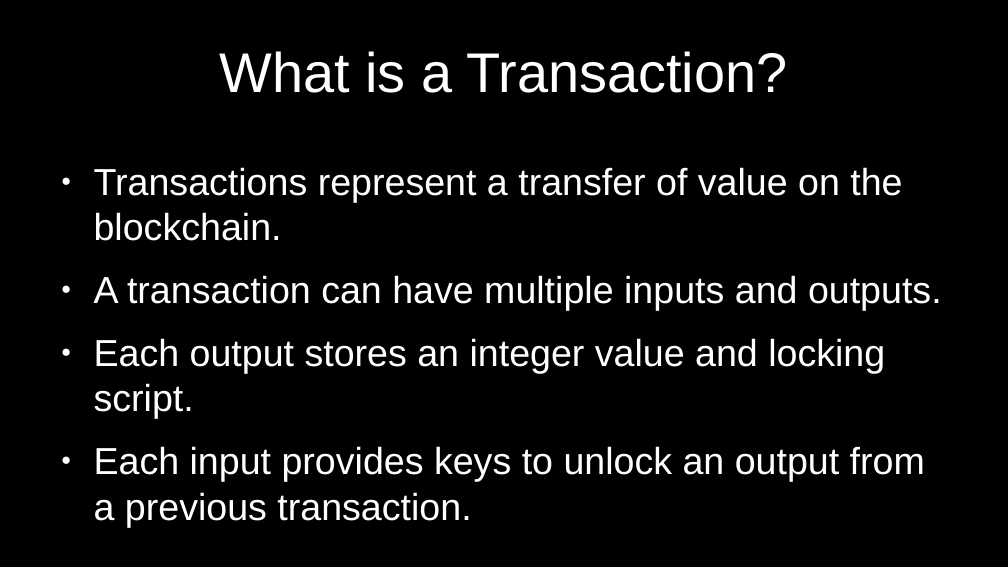
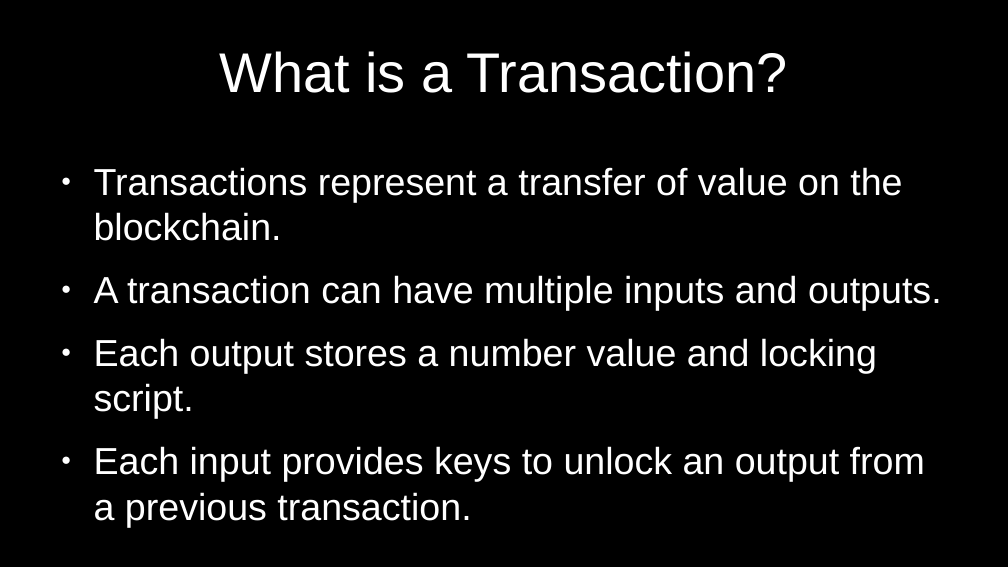
Before and after one commit to cmdruid/bitcoin-programming, a slide deck: slide 4 of slides/bitcoin-transactions.odp. Drawn at 1008x567 pixels with LibreOffice and Linux fonts; fonts in the diff are those of the drawing. Boxes give left, top, right and bottom in pixels: in the first picture for what was removed or moved away, otherwise in the second. Text is boxed around its words. In the diff, an @@ line names an element or a change of style, - is before the commit and + after.

```diff
--- a/slides/bitcoin-transactions.odp
+++ b/slides/bitcoin-transactions.odp
@@ text at [94,338,877,419]: text changed @@
-● Each output stores an integer value and locking script.
+● Each output stores a number value and locking script.
```
Also in this commit, not shown: 14 other slides changed, 3 slides added, 3 slides removed, 8 other files.
